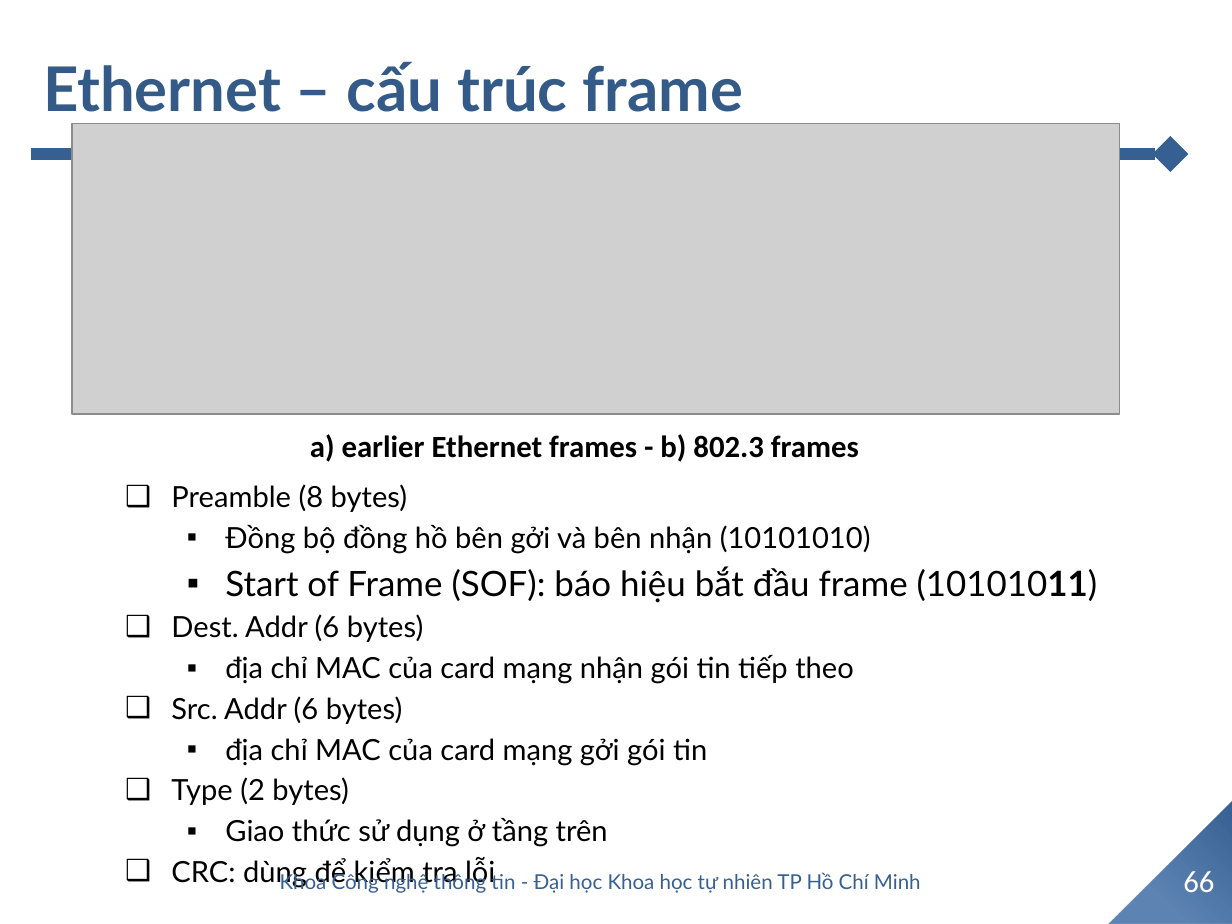
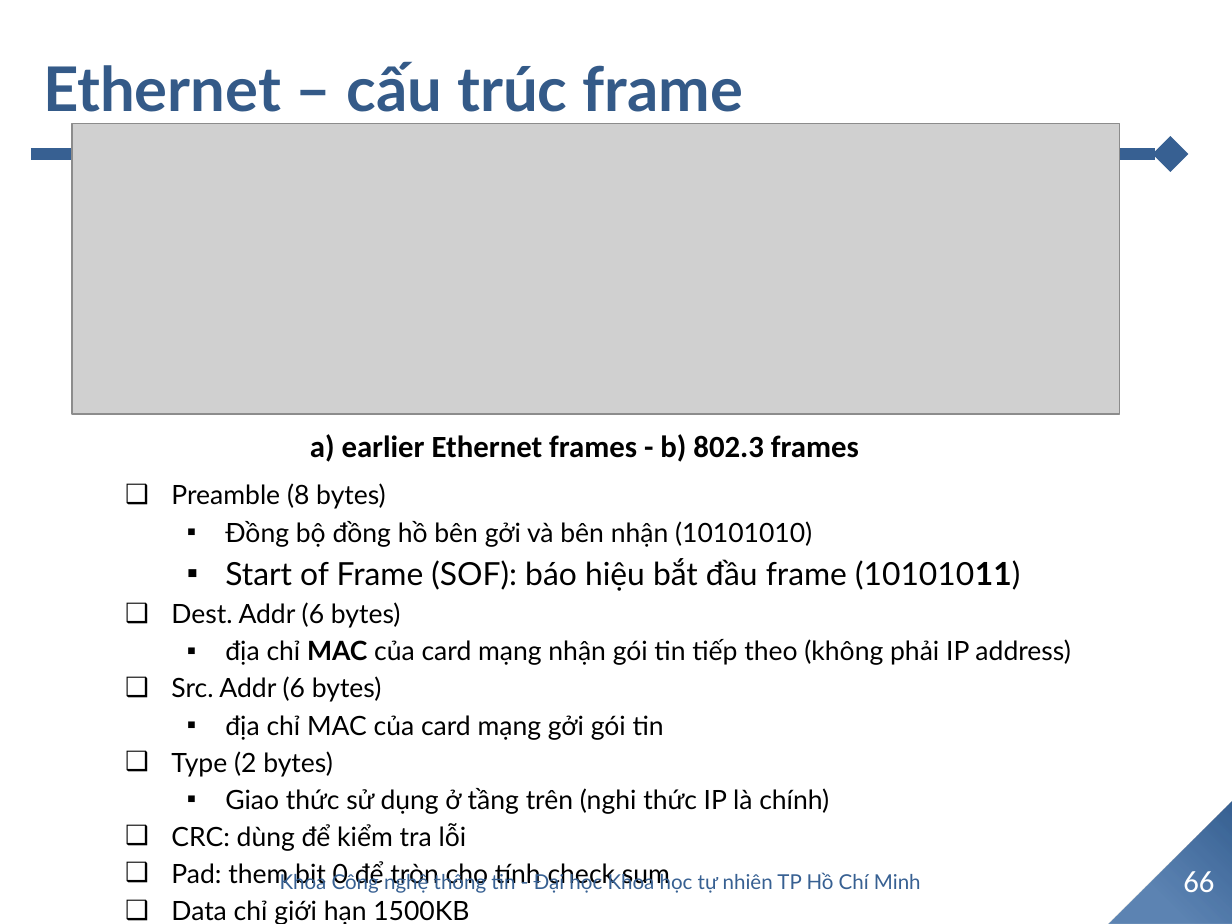
Before and after one commit to TommyandTina/Linux-Lab, a slide deck: slide 66 of APR-2024/0404/06a. Link layer.pptx. Drawn at 1232x924 pixels with LibreOffice and Linux fonts; fonts in the diff are those of the drawing; grey boxes stand for pictures; background and template pictures are left out. Boxes give left, top, right and bottom in pixels: in the first picture for what was removed or moved away, otherwise in the second. Text is boxed around its words. In the diff, an @@ line names an element or a change of style, - is before the commit and + after.

```diff
--- a/APR-2024/0404/06a. Link layer.pptx
+++ b/APR-2024/0404/06a. Link layer.pptx
@@ text at (x1=171, y1=483, x2=1020, y2=851): size 17 to 15.5 pt in "Preamble (8 bytes)", "Đồng bộ đồng hồ bên gởi và ...", "Dest. Addr (6 bytes)", "Src. Addr (6 bytes)" and 3 more places; size 20.4 to 18.6 pt in "Start of Frame (SOF): báo hiệu bắt ..." @@
@@ text at (x1=225, y1=639, x2=1070, y2=665): text changed; size 17 to 15.5 pt @@
-  ▪ địa chỉ MAC của card mạng nhận gói tin tiếp theo
+  ▪ địa chỉ MAC của card mạng nhận gói tin tiếp theo (không phải IP address)
@@ text at (x1=225, y1=788, x2=829, y2=814): text changed; size 17 to 15.5 pt @@
-  ▪ Giao thức sử dụng ở tầng trên
+  ▪ Giao thức sử dụng ở tầng trên (nghi thức IP là chính)
@@ text at (x1=171, y1=861, x2=670, y2=888): paragraphs added @@
+❑ Pad: them bit 0 để tròn cho tính check sum
+❑ Data chỉ giới hạn 1500KB
```
Also in this commit, not shown: 34 other slides changed, 26 other files.
